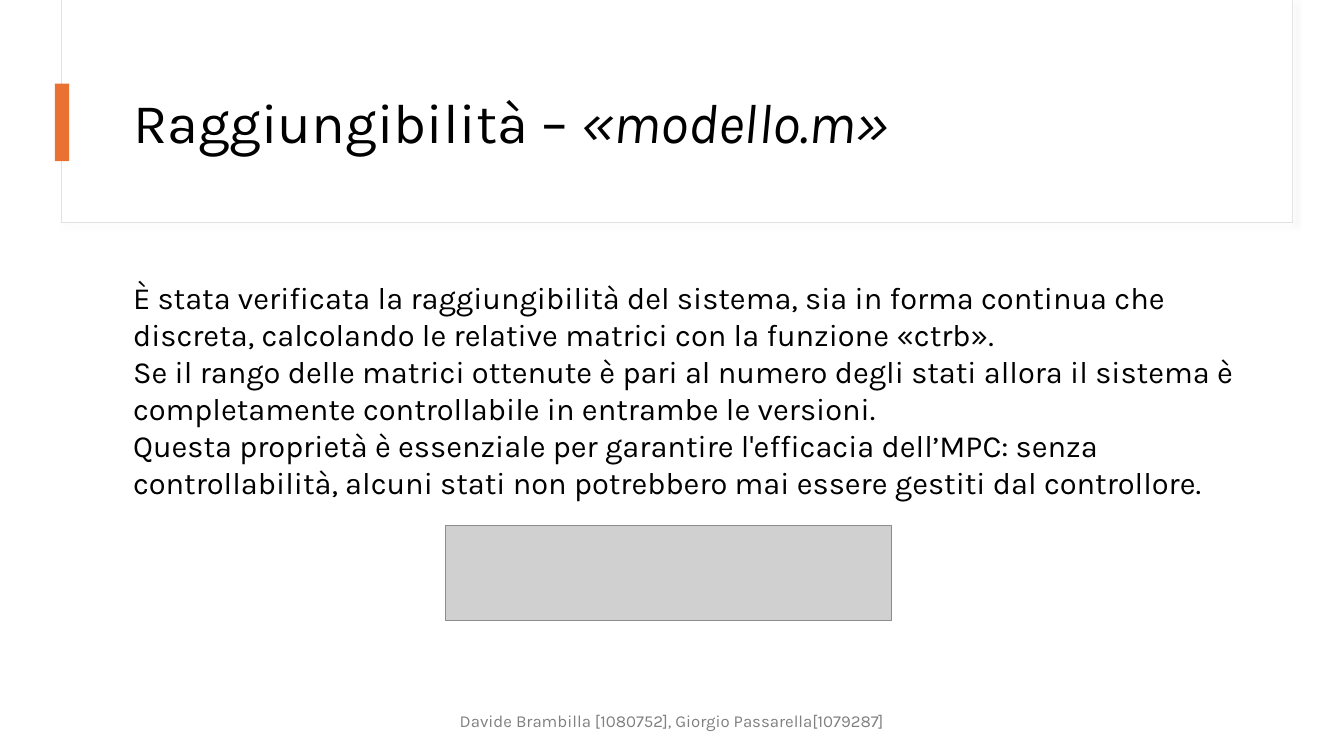
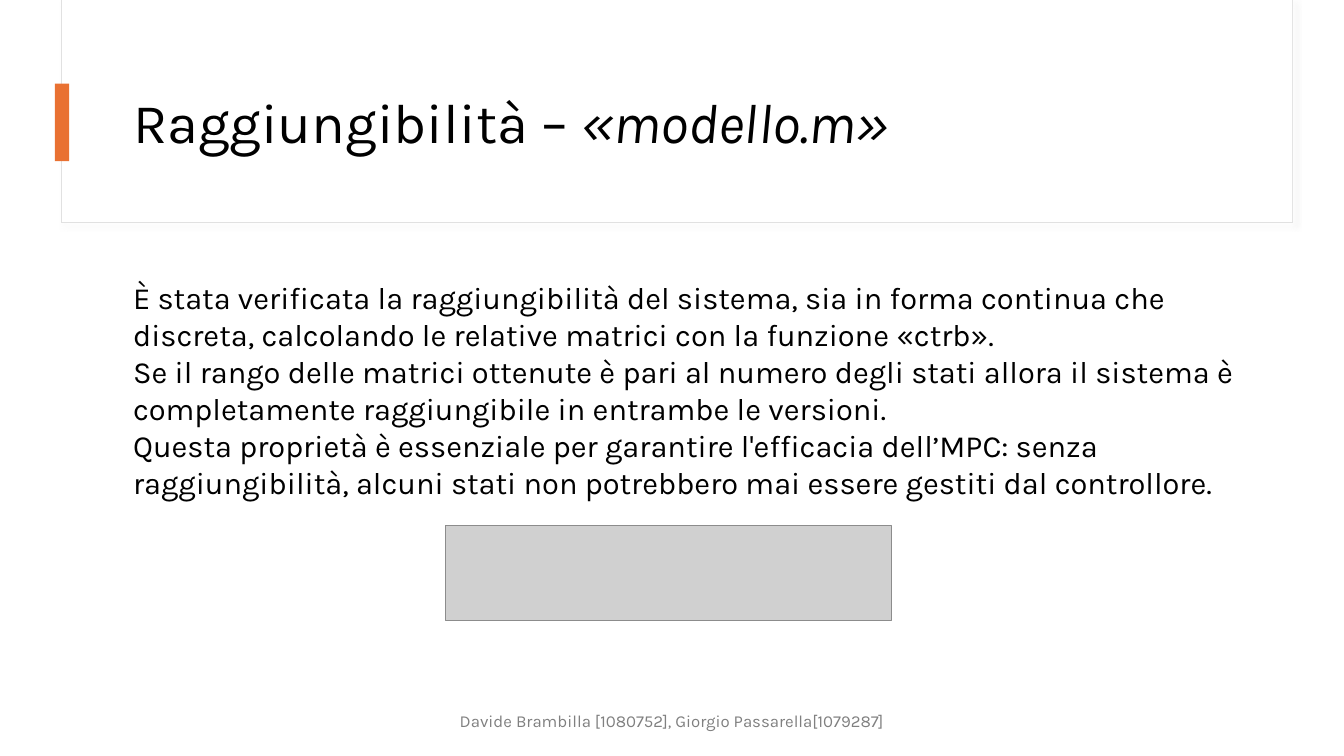
Before and after one commit to DavideBrambilla98/interconnectedTanksMPC, a slide deck: slide 10 of cam.pptx. Drawn at 1344x756 pixels with LibreOffice and Linux fonts; fonts in the diff are those of the drawing; grey boxes stand for pictures. Boxes give left, top, right and bottom in pixels: in the first picture for what was removed or moved away, otherwise in the second. Text is boxed around its words. In the diff, an @@ line names an element or a change of style, - is before the commit and + after.

```diff
--- a/cam.pptx
+++ b/cam.pptx
@@ text at [133,282,1233,501]: text changed @@
-È stata verificata la raggiungibilità del sistema, sia in forma continua che discreta, calcolando le relative matrici con la funzione «ctrb».
-Se il rango delle matrici ottenute è pari al numero degli stati allora il sistema è completamente controllabile in entrambe le versioni.
-Questa proprietà è essenziale per garantire l'efficacia dell’MPC: senza controllabilità, alcuni stati non potrebbero mai essere gestiti dal controllore.
+È stata verificata la raggiungibilità del sistema, sia in forma continua che discreta, calcolando le relative matrici con la funzione «ctrb».
+Se il rango delle matrici ottenute è pari al numero degli stati allora il sistema è completamente raggiungibile in entrambe le versioni.
+Questa proprietà è essenziale per garantire l'efficacia dell’MPC: senza raggiungibilità, alcuni stati non potrebbero mai essere gestiti dal controllore.
```
Also in this commit, not shown: 1 other slide changed.
